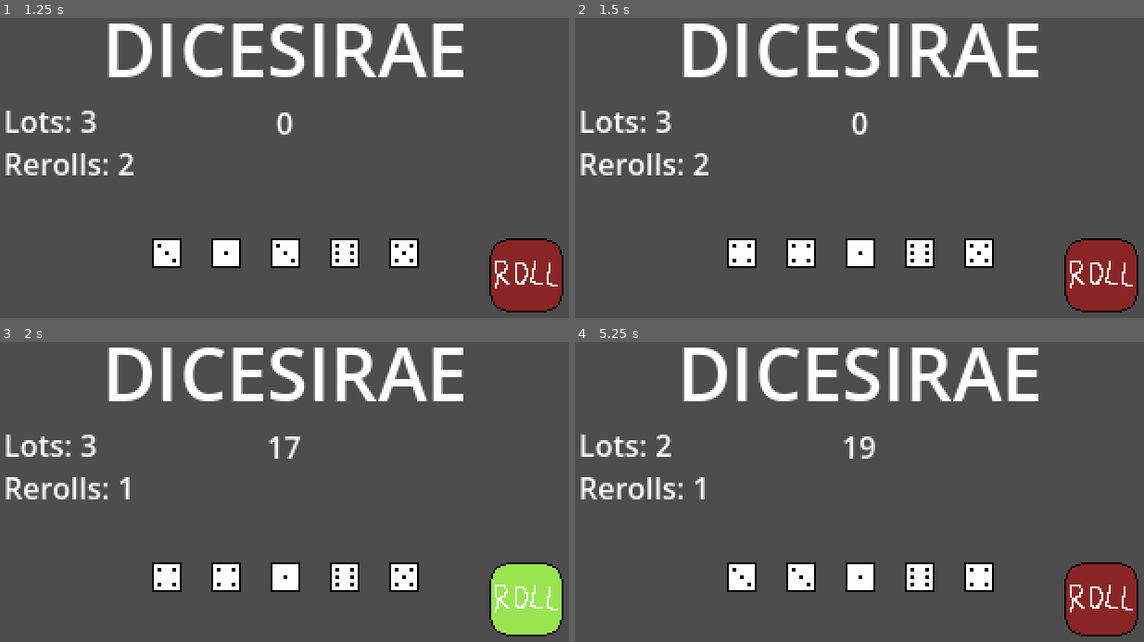
Above: before the commit, frames 1-4 (two rows, left to right).
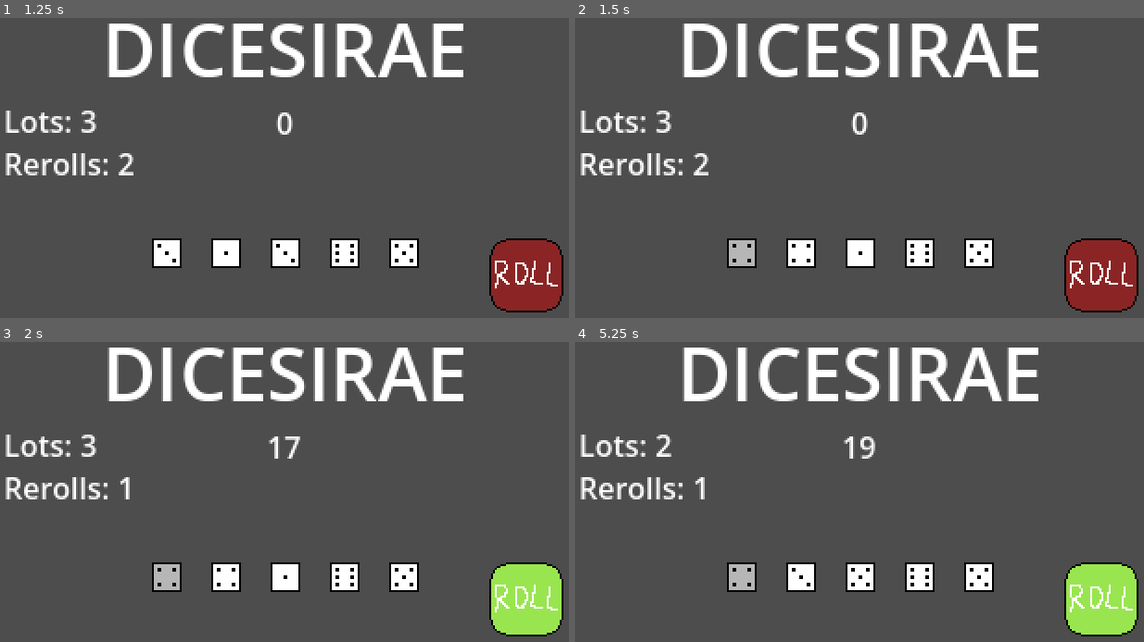
Above: after the commit, the same moments.

Repository: xander6424/DICESIRAE
Game: Godot game, scene res://scenes/main.tscn
Same seed, same stepped clock (60 frames per second), same inputs: the game is played once before the commit and once after it.
Inputs (mouse positions are in pixels of both pictures, inside the frame that each line leads up to):
- Up to frame 1 (1.25 s): click (529, 276) at 0.5 s
- Up to frame 2 (1.5 s): click (740, 252) at 1.27 s
- Up to frame 3 (2 s): no input
- Up to frame 4 (5.25 s): click (1104, 600) at 2 s; click (740, 576) at 2.77 s; click (1104, 600) at 3.5 s; click (740, 576) at 4.27 s; tap Enter at 5 s

Frame 1 is identical in both runs. In frame 2, 0.4% of the frame differs, in the area x 27-32%, y 74-83%; in frame 3, 0.4%; in frame 4, 2.9%, in the area x 27-99%, y 74-98%.

Commit message:
Dice Buttons
Created clickable buttons for each of the dice.

Diff:
--- a/scenes/dice.tscn
+++ b/scenes/dice.tscn
@@ -10,6 +10,15 @@
 
 [sub_resource type="RectangleShape2D" id="RectangleShape2D_m4jp2"]
 size = Vector2(16, 16)
+
+[sub_resource type="StyleBoxFlat" id="StyleBoxFlat_pb8pk"]
+bg_color = Color(0, 0, 0, 0)
+
+[sub_resource type="StyleBoxFlat" id="StyleBoxFlat_dicg2"]
+bg_color = Color(0, 0, 0, 0.5137255)
+
+[sub_resource type="StyleBoxFlat" id="StyleBoxFlat_ocjtb"]
+bg_color = Color(0, 0, 0, 0.28627452)
 
 [node name="Dice" type="RigidBody2D" unique_id=732832586]
 gravity_scale = 0.0
@@ -38,3 +47,13 @@
 
 [node name="CollisionShape2D" type="CollisionShape2D" parent="." unique_id=884191497]
 shape = SubResource("RectangleShape2D_m4jp2")
+
+[node name="Button" type="Button" parent="." unique_id=1658616986]
+offset_left = -8.0
+offset_top = -8.0
+offset_right = 8.0
+offset_bottom = 8.0
+theme_override_styles/normal = SubResource("StyleBoxFlat_pb8pk")
+theme_override_styles/pressed = SubResource("StyleBoxFlat_dicg2")
+theme_override_styles/hover = SubResource("StyleBoxFlat_ocjtb")
+action_mode = 0
--- a/scripts/dice.gd
+++ b/scripts/dice.gd
@@ -6,6 +6,7 @@
 @onready var roll_button: TextureButton = %RollButton
 
 var rolling = false
+var saved = false
 var current_index = 0
 var new_index = 0
 
@@ -20,8 +21,8 @@
 	roll_button.pressed.connect(roll_button_pressed)
 
 func roll_button_pressed():
-	if !rolling:
-		roll_button.disabled = true # do i even need rolling bool?
+	if !rolling and !saved:
+		roll_button.disabled = true
 		_roll_dice()
 
 func _roll_dice():
@@ -46,3 +47,8 @@
 
 	# Return basic D6 dice roll
 	roll_done.emit(current_index + 1)
+
+# func save_button_pressed():
+	# If !rolling
+	# saved = true
+	# Send a signal to save the dice to an array
--- a/scripts/main.gd
+++ b/scripts/main.gd
@@ -35,7 +35,7 @@
 	# Doesn't count a roll until all dice are scored
 	if dice_rolled == dice_in_play:
 		rerolls -= 1
-		dice_list.sort()
+		#dice_list.sort() for checking categories
 		update_score(roll_total)
 		update_labels()
 
